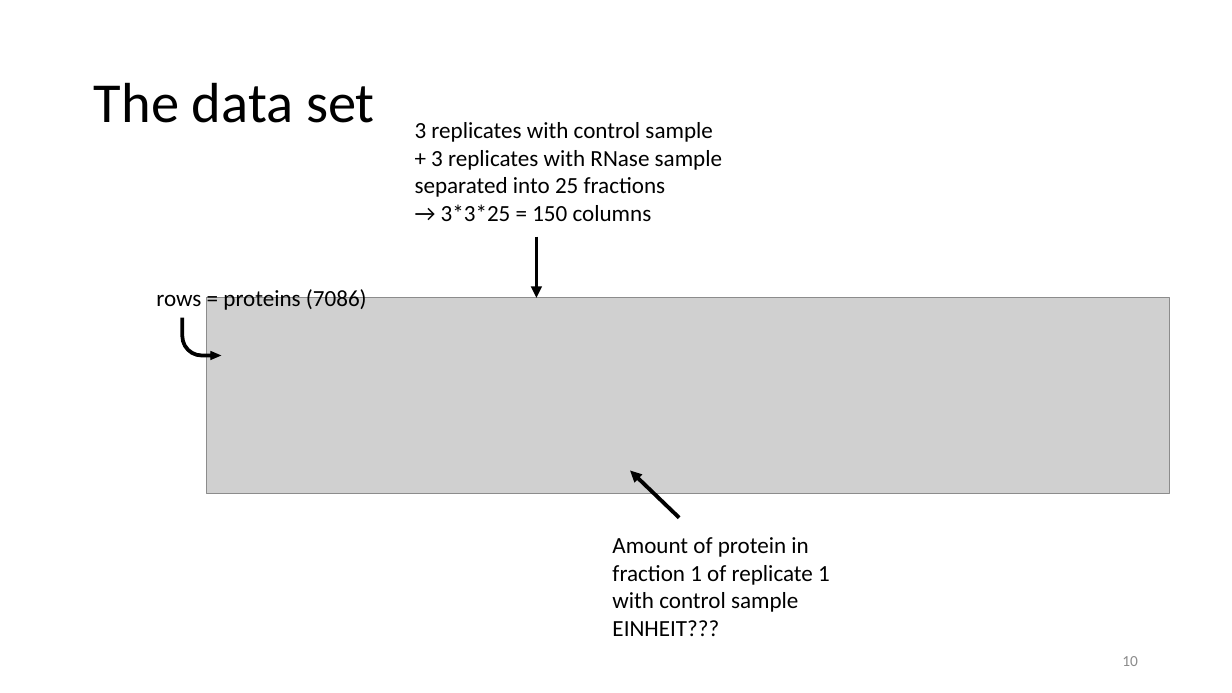
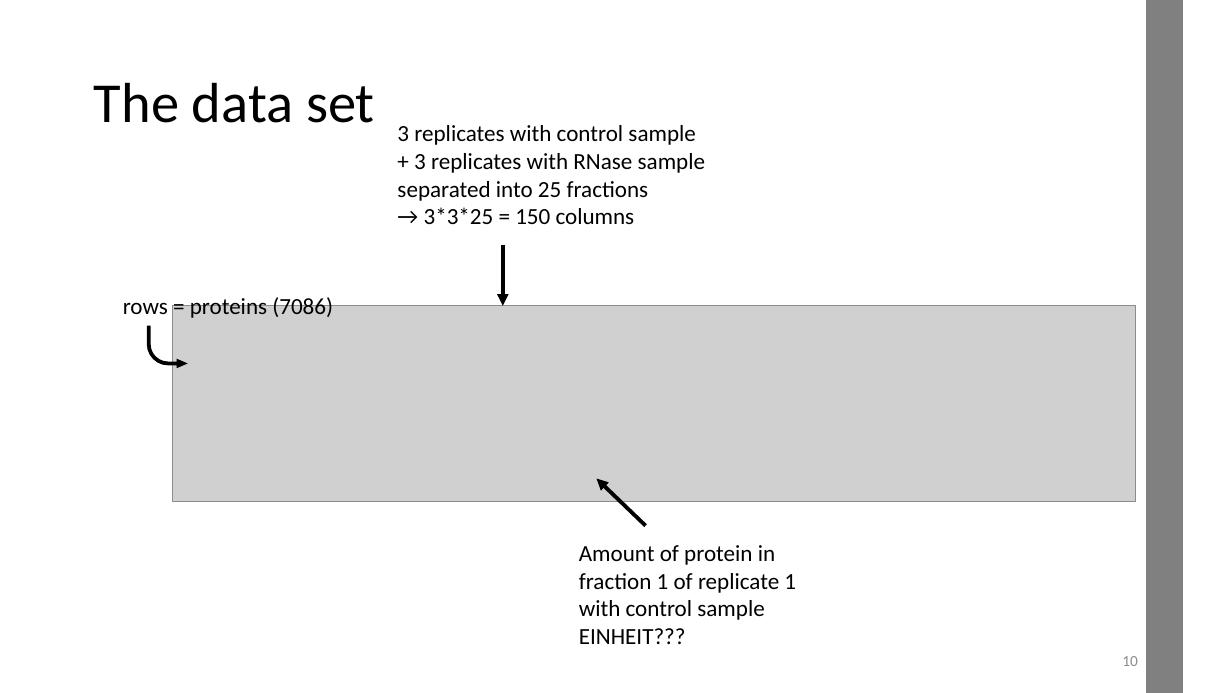
Before and after one commit to datascience-mobi-2022/2022-topic-03-team-05, a slide deck: slide 10 of Project Proposal_temporary draft.pptx. Drawn at 1232x693 pixels with LibreOffice and Linux fonts; fonts in the diff are those of the drawing; grey boxes stand for pictures. Boxes give left, top, right and bottom in pixels: in the first picture for what was removed or moved away, otherwise in the second. Text is boxed around its words. In the diff, an @@ line names an element or a change of style, - is before the commit and + after.

```diff
--- a/Project Proposal_temporary draft.pptx
+++ b/Project Proposal_temporary draft.pptx
@@ rectangle added at (1147, 0, 1183, 693), fill #808080, outline #808080 1 pt @@
@@ text "3 replicates with control sample": place and size @@
-text "3 replicates with control sample" at (415, 122, 722, 221)
+text "3 replicates with control sample" at (397, 125, 705, 224)
@@ 2 texts, 2 arrows, 1 picture, 1 bent arrow: place and size @@
-2 texts, 2 arrows, 1 picture, 1 bent arrow at (156, 237, 1169, 636)
+2 texts, 2 arrows, 1 picture, 1 bent arrow at (123, 245, 1136, 644)
```
Also in this commit, not shown: 11 other slides changed.
